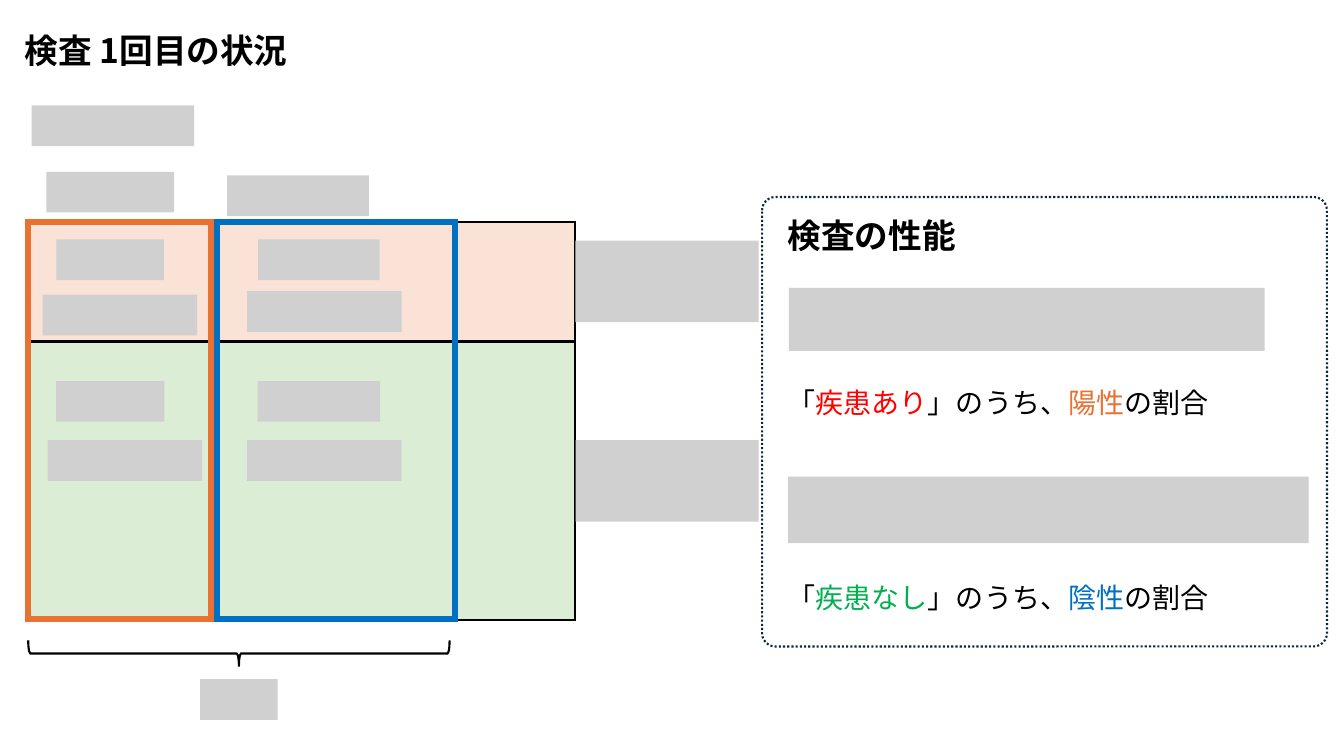
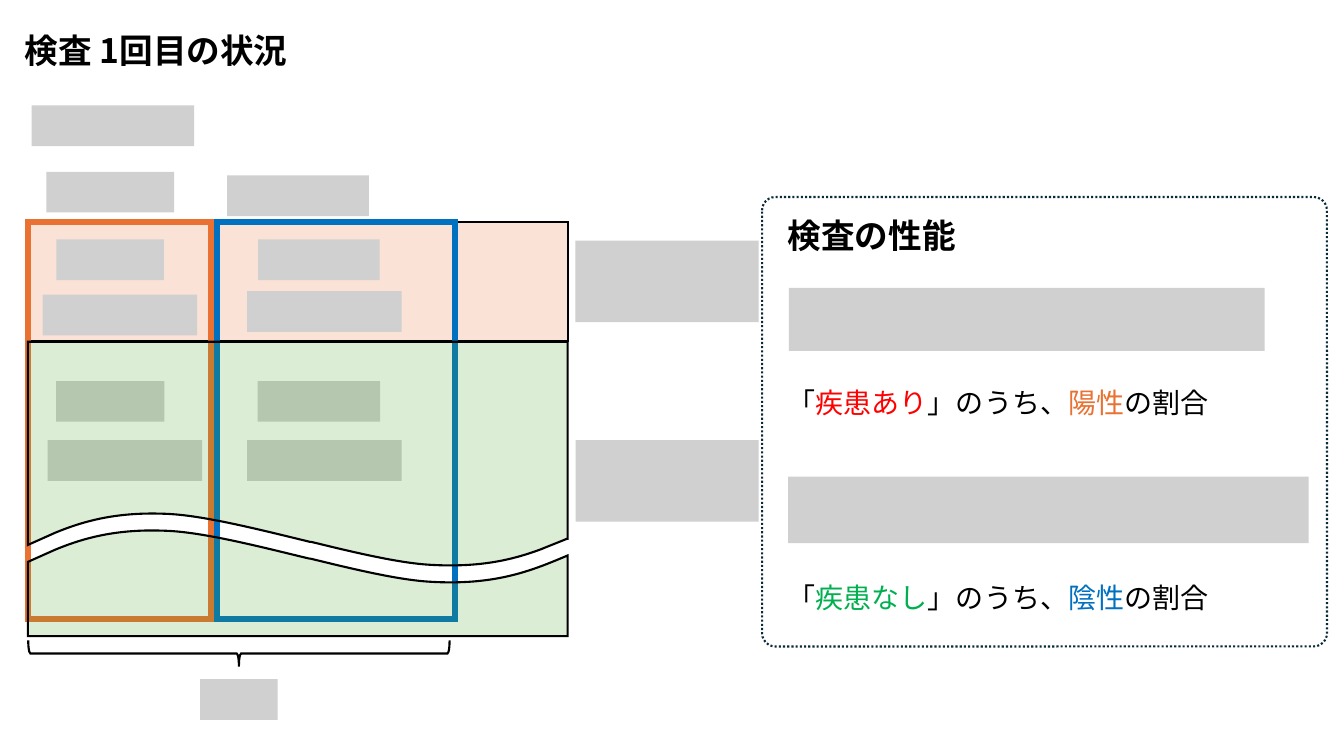
Before and after one commit to Takayoshi-Matsuyama/app_repo, a slide deck: slide 4 of stat/bayes theorem and PCR test.pptx (slide 3 before the commit). Drawn at 1344x756 pixels with LibreOffice and Linux fonts; fonts in the diff are those of the drawing; grey boxes stand for pictures. Boxes give left, top, right and bottom in pixels: in the first picture for what was removed or moved away, otherwise in the second. Text is boxed around its words. In the diff, an @@ line names an element or a change of style, - is before the commit and + after.

```diff
--- a/stat/bayes theorem and PCR test.pptx
+++ b/stat/bayes theorem and PCR test.pptx
@@ rectangle: place and size @@
-rectangle at <box>28,222,575,341</box>
+rectangle at <box>28,222,568,341</box>
@@ rectangle removed at <box>28,342,575,620</box> @@
@@ freeform shape added at <box>28,342,568,566</box>, fill #4EA72E at 20% opacity, outline #000000 1.5 pt @@
@@ freeform shape added at <box>28,530,568,636</box>, fill #4EA72E at 20% opacity, outline #000000 1.5 pt @@
```
Also in this commit, not shown: 1 other slide changed, 2 slides added, 4 other files.
